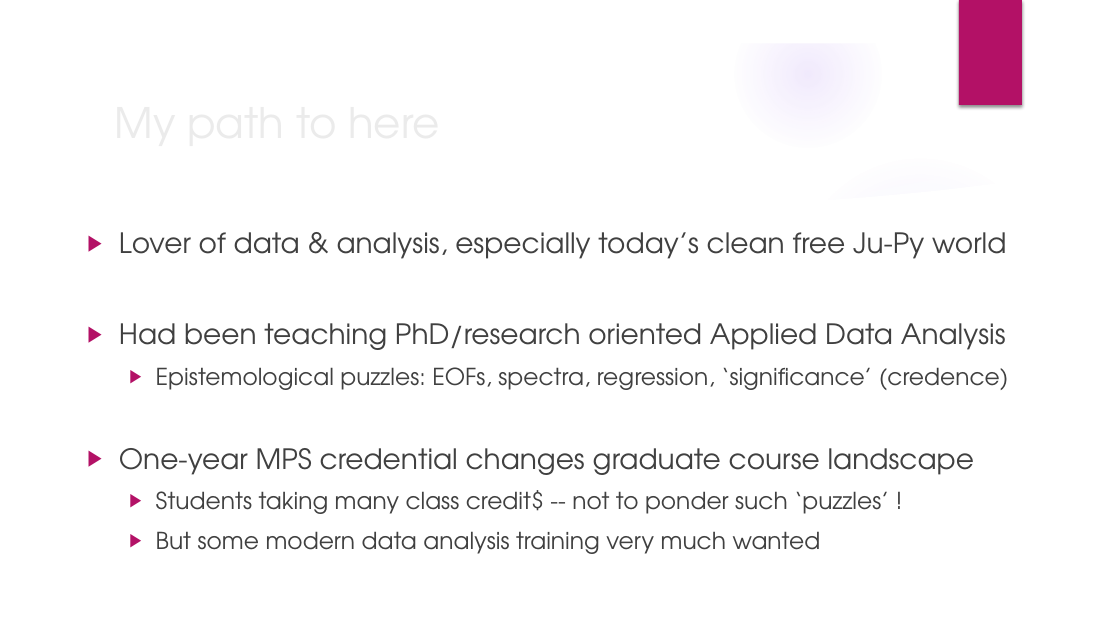
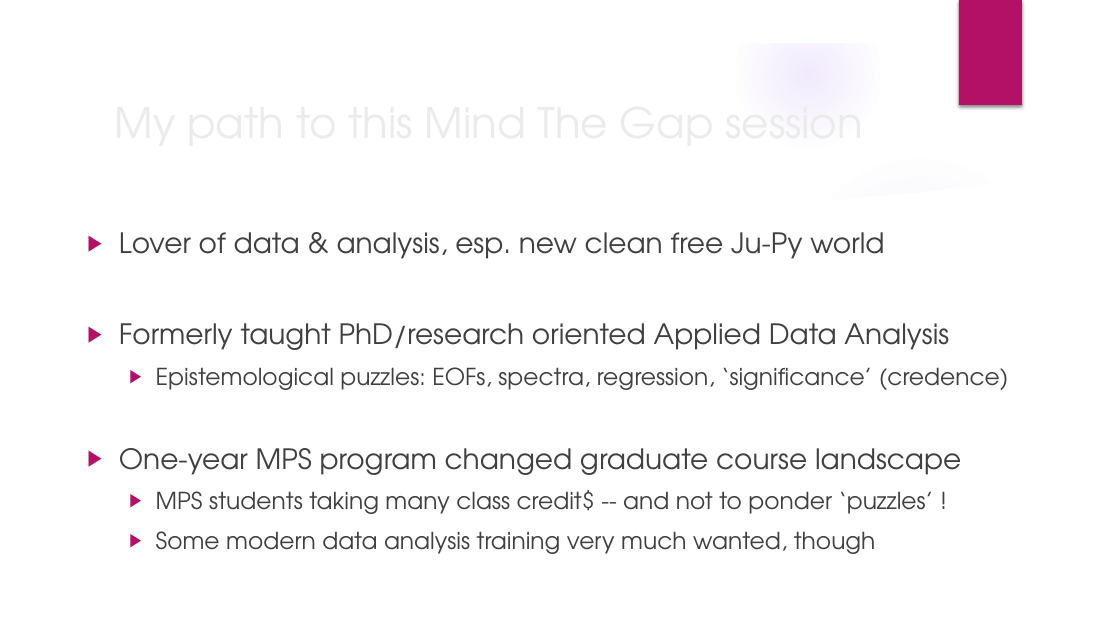
Before and after one commit to ATMOcanes/MindTheGap_wxbiz_game_course, a slide deck: slide 2 of Mapes_MindTheGap_AMS2024.pptx. Drawn at 1120x630 pixels with LibreOffice and Linux fonts; fonts in the diff are those of the drawing; background and template pictures are left out. Boxes give left, top, right and bottom in pixels: in the first picture for what was removed or moved away, otherwise in the second. Text is boxed around its words. In the diff, an @@ line names an element or a change of style, - is before the commit and + after.

```diff
--- a/Mapes_MindTheGap_AMS2024.pptx
+++ b/Mapes_MindTheGap_AMS2024.pptx
@@ text at (119, 232, 949, 350): text changed @@
-▶ Lover of data & analysis, especially today’s clean free Ju-Py world
-▶ Had been teaching PhD/research oriented Applied Data Analysis
+▶ Lover of data & analysis, esp. new clean free Ju-Py world
+▶ Formerly taught PhD/research oriented Applied Data Analysis
@@ text at (119, 448, 961, 554): text changed @@
-▶ One-year MPS credential changes graduate course landscape
-  ▶ Students taking many class credit$ -- not to ponder such ‘puzzles’ !
-  ▶ But some modern data analysis training very much wanted
+▶ One-year MPS program changed graduate course landscape
+  ▶ MPS students taking many class credit$ -- and not to ponder ‘puzzles’ !
+  ▶ Some modern data analysis training very much wanted, though
@@ title at (719, 491, 742, 510): text changed @@
-My path to here
+My path to this Mind The Gap session
```
Also in this commit, not shown: 11 other slides changed, 6 slides added, 2 slides removed.
